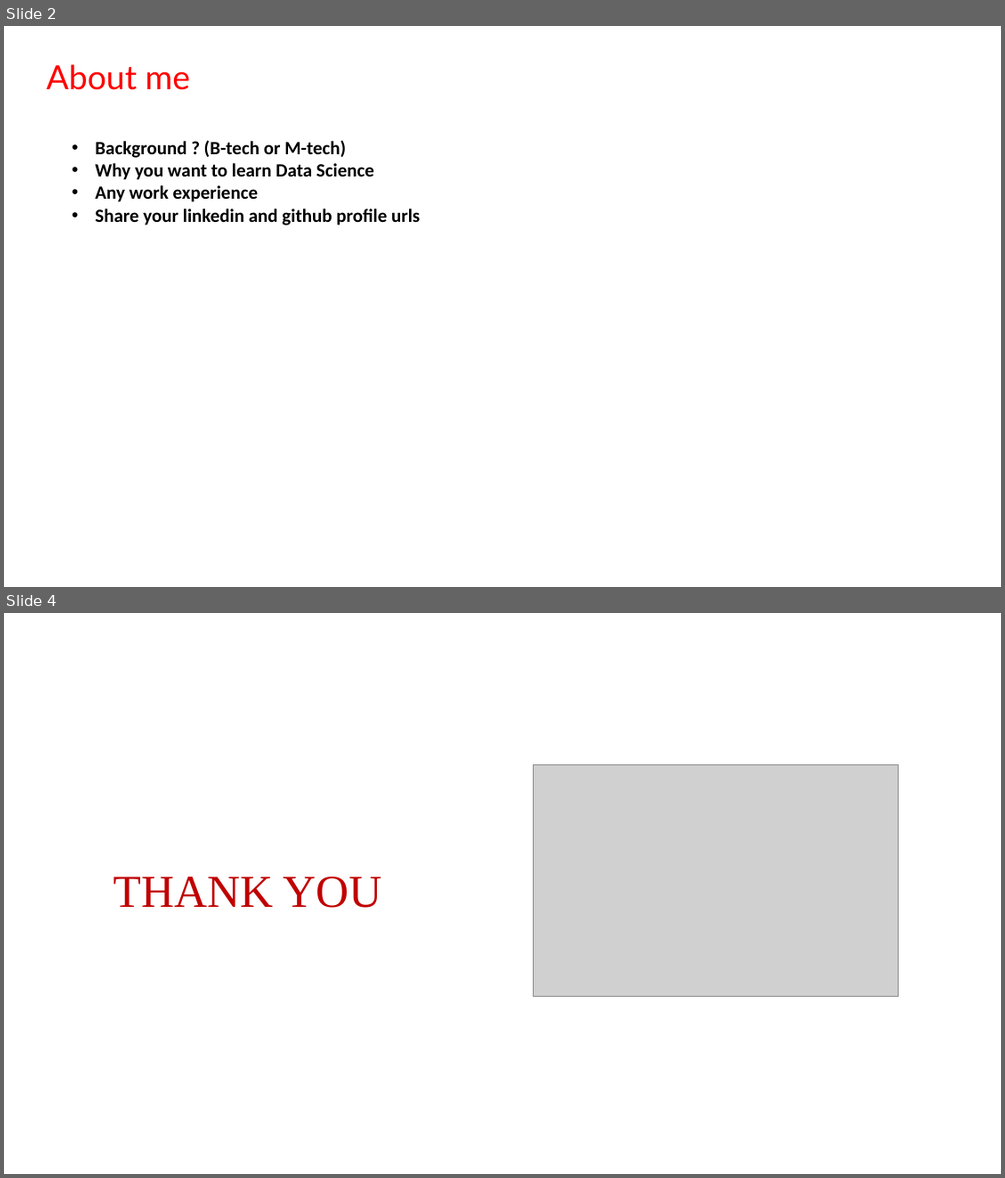
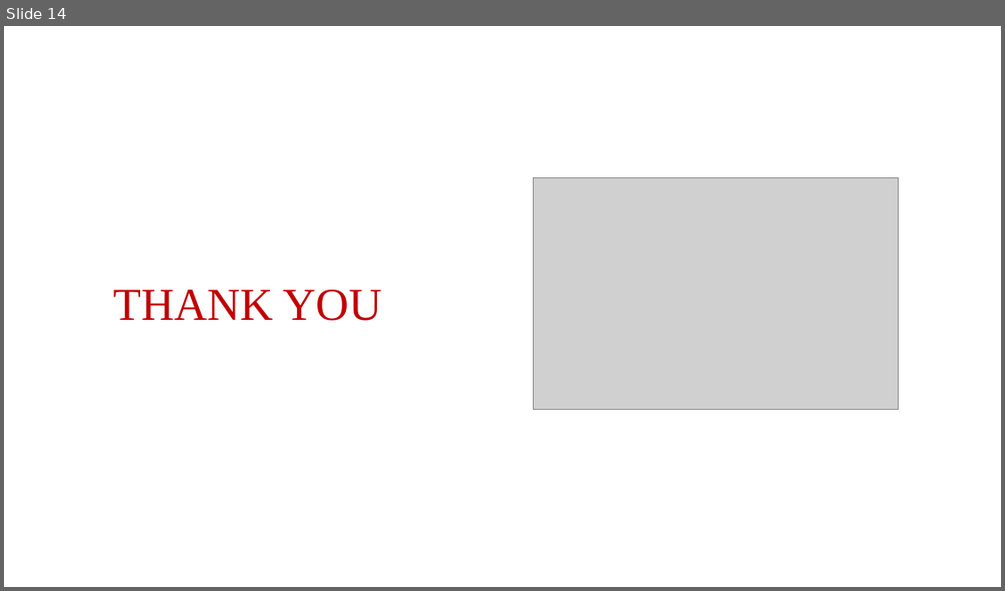
Before and after one commit to VijayShinde1996/AI_Powered_Assistant_Visually_Impaired_Individuals, a slide deck: Innomatics_Project_Report.pptx. Shown one above the other, each under a label of ours: slides 2 and 4 before the commit, slide 14 after it; the slides between them are not shown. The pictures are 1005x1178 and 1005x591 pixels, drawn with LibreOffice and Linux fonts; fonts in the diff are those of the drawing; grey boxes stand for pictures; background and template pictures are left out. Boxes give left, top, right and bottom in pixels: in the first picture for what was removed or moved away, otherwise in the second. Text is boxed around its words. In the diff, an @@ line names an element or a change of style, - is before the commit and + after.

```diff
--- a/Innomatics_Project_Report.pptx
+++ b/Innomatics_Project_Report.pptx
@@ slide 2 removed at box(4, 26, 1001, 587), background #FFFFFF @@
@@ text removed at box(47, 64, 190, 90) @@
-About me
@@ text removed at box(95, 140, 420, 225) @@
-• Background ? (B-tech or M-tech)
-• Why you want to learn Data Science
-• Any work experience
-• Share your linkedin and github profile urls
@@ what was slide 4 is now slide 14 @@
```
Also in this commit, not shown: 13 slides added, 2 other slides removed, 4 other files.
